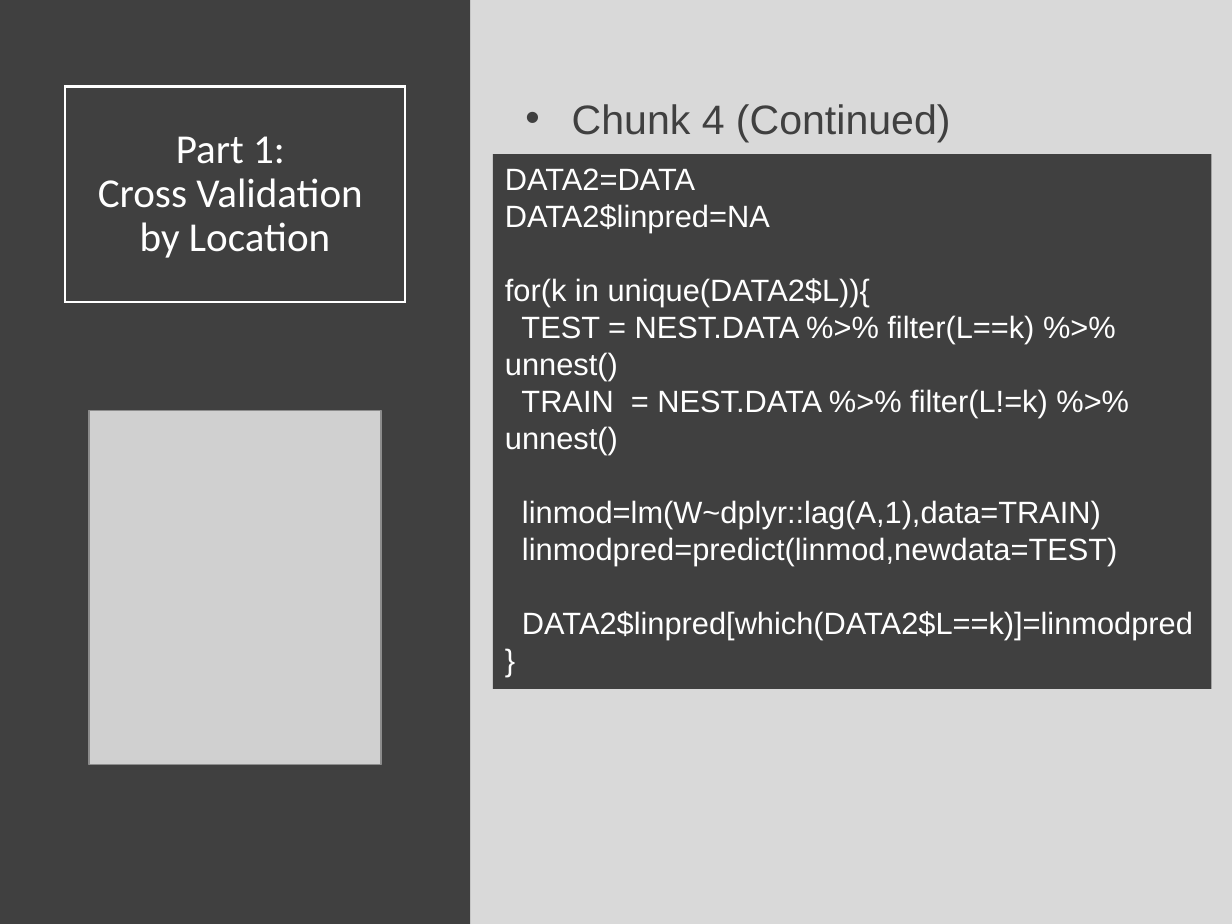
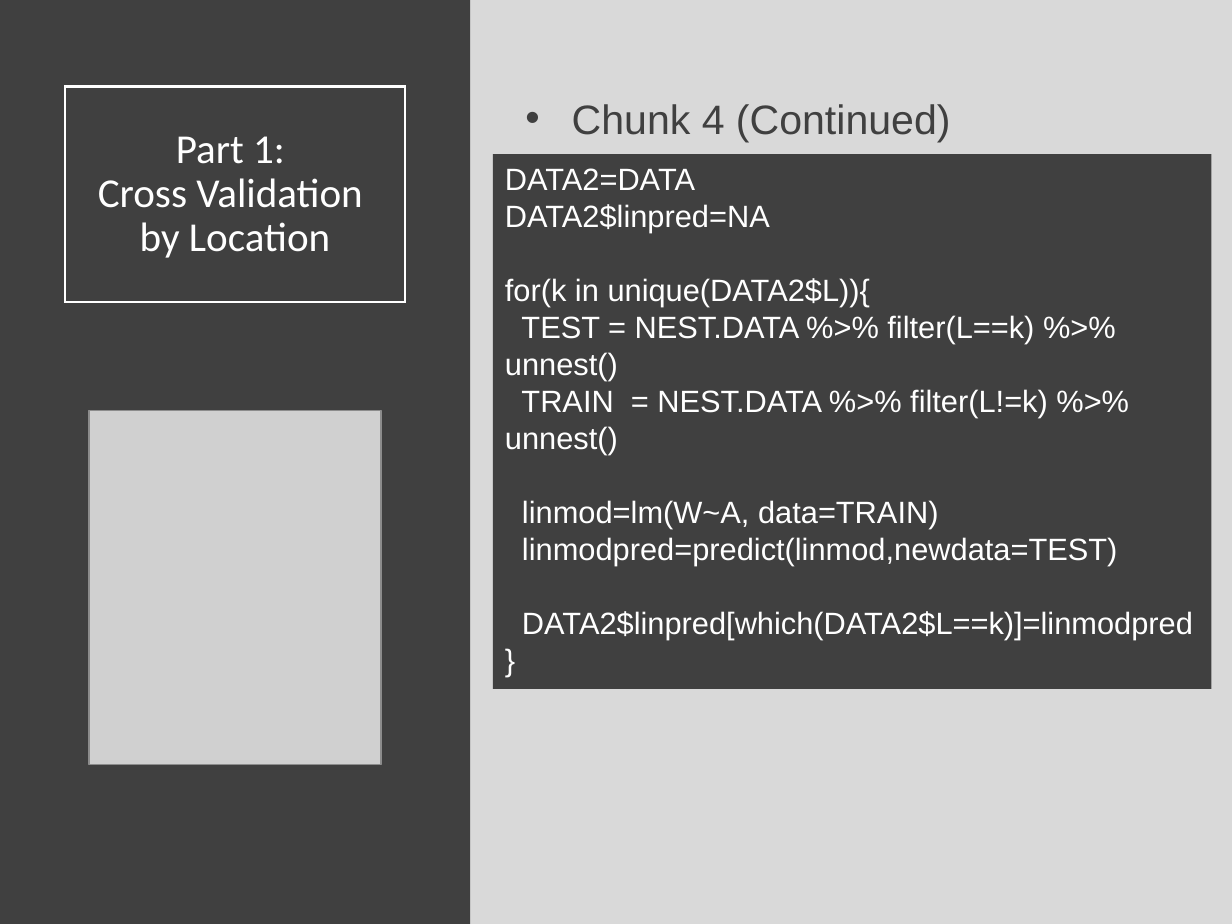
Before and after one commit to Yixf-Self/STOR320_WEBSITE, a slide deck: slide 9 of Lecture/Lecture 25/Lecture 25.pptx. Drawn at 1232x924 pixels with LibreOffice and Linux fonts; fonts in the diff are those of the drawing; grey boxes stand for pictures. Boxes give left, top, right and bottom in pixels: in the first picture for what was removed or moved away, otherwise in the second. Text is boxed around its words. In the diff, an @@ line names an element or a change of style, - is before the commit and + after.

```diff
--- a/Lecture/Lecture 25/Lecture 25.pptx
+++ b/Lecture/Lecture 25/Lecture 25.pptx
@@ text in rectangle at (522,500,938,529): text changed @@
-linmod=lm(W~dplyr::lag(A,1),data=TRAIN)
+linmod=lm(W~A, data=TRAIN)
```
Also in this commit, not shown: 1 other slide changed, 1 other file.
